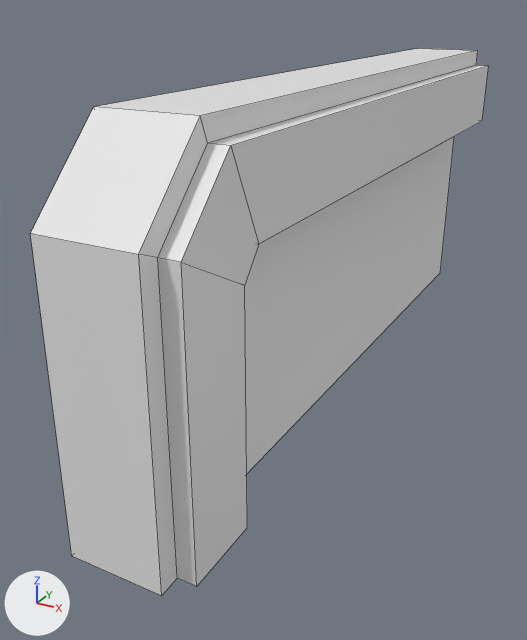
The FBX model TrimSheetShowOff/SourceContent/Environment/Props/Beam_01/Beam_01.fbx as it was, and as the next commit left it.
Both versions are drawn from a camera (50 mm lens) standing at (4.04, -9.53, 2.82) and looking at (-0.62, -1.06, -1.42). The lights are fixed; the arrows at lower left show +X, +Y and +Z. Mesh edges are drawn as thin lines.

Before the edit, the objects in view are built like this:
```python
me_beam_01 = bpy.data.meshes.new('Beam_01')
me_beam_01.from_pydata(...)  # 44 vertices, 33 faces; spans x -0.8..0.8, y -5.26..5.0, z -2.46..1.96
me_beam_01.materials.append(mat_material)  # white #e7e7e7
ob_beam_01 = bpy.data.objects.new('Beam_01', me_beam_01)
ob_beam_01.location = (0.0, 0.0, 0.0)
```
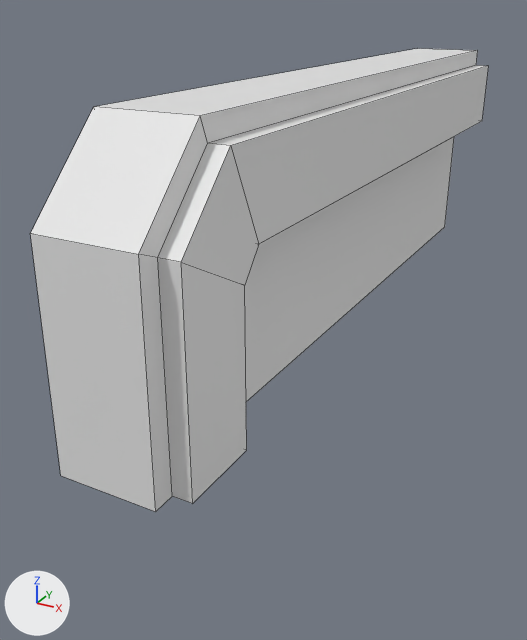
What the commit changed:
me_beam_01 has 44 vertices, 33 faces and spans x -0.8..0.8, y -5.26..5.0, z -2.46..1.96.
me_beam_01 is used by ob_beam_01; location (0.0, 0.0, 0.0).
me_beam_01 part 1: all 12 vertices in x -0.8..0.8, y -5.26..5.0, z -2.46 are moved by (0.0, 0.0, 1.0).

Where the change shows, as pixel boxes [x1, y1, x2, y2] in the pictures (527 x 640 px; the box of a moved part takes in the faces that stretch with it):
'Beam_01', reshaped (15% shorter)
    before: [30, 49, 488, 595]
    after: [30, 49, 488, 512]
part 1 of me_beam_01, moved or reshaped
    before: [39, 224, 445, 595]
    after: [39, 224, 445, 512]
